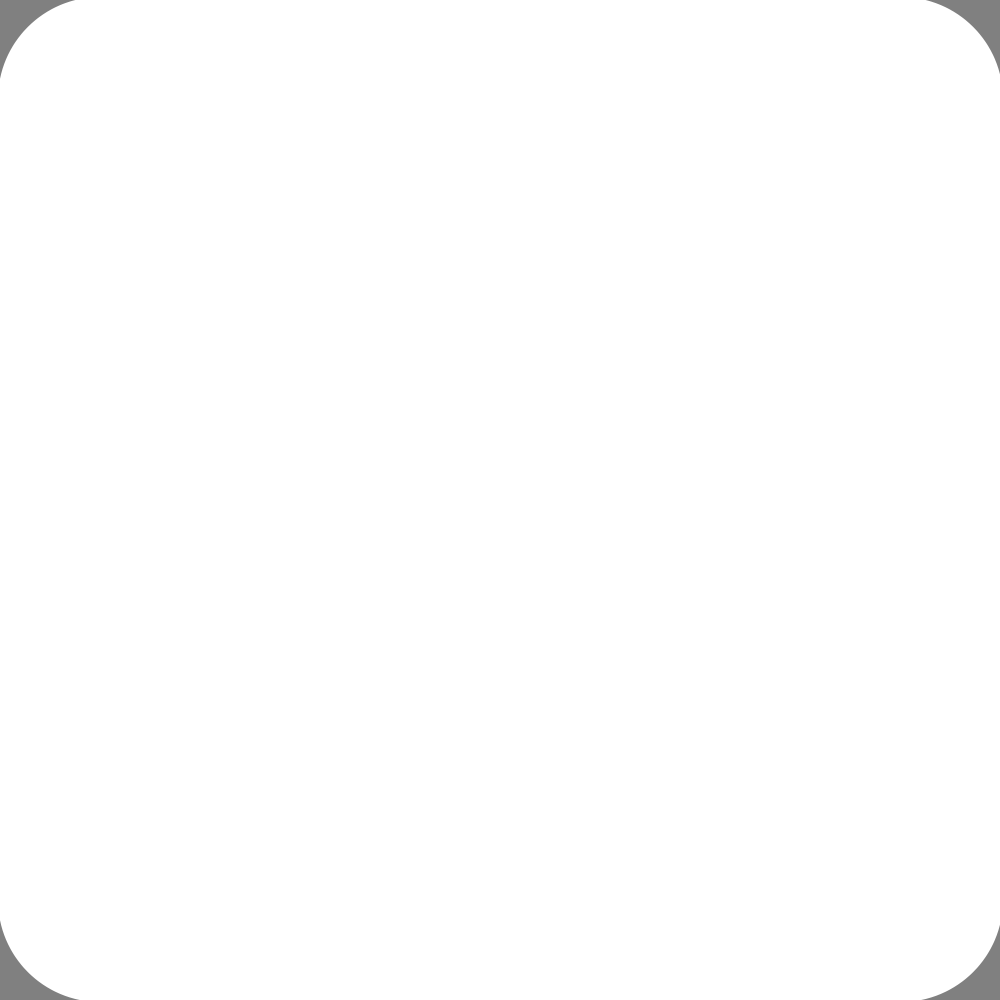
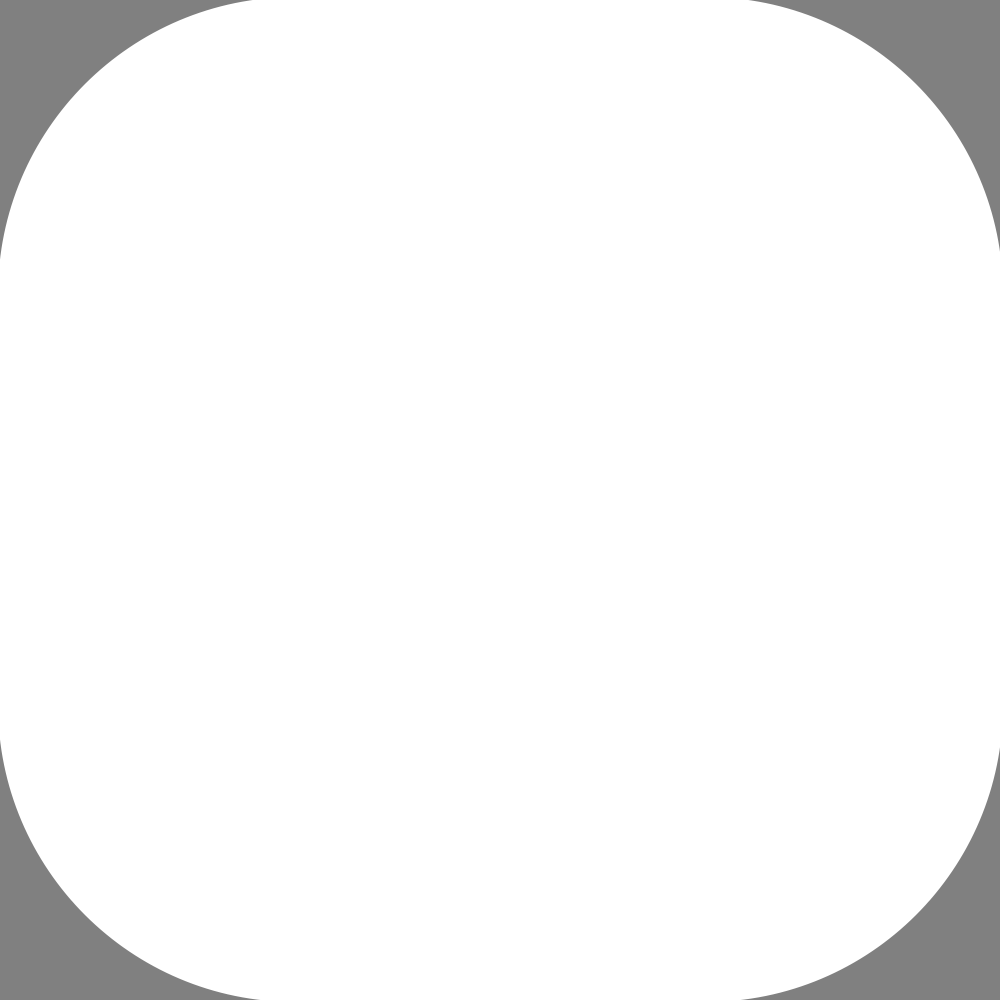
Before/after of a 1000x1000 layered artwork. What changed in the layer stack:
painted on "Rectangle 1" over [left=0, top=0, right=1000, bottom=1000]
